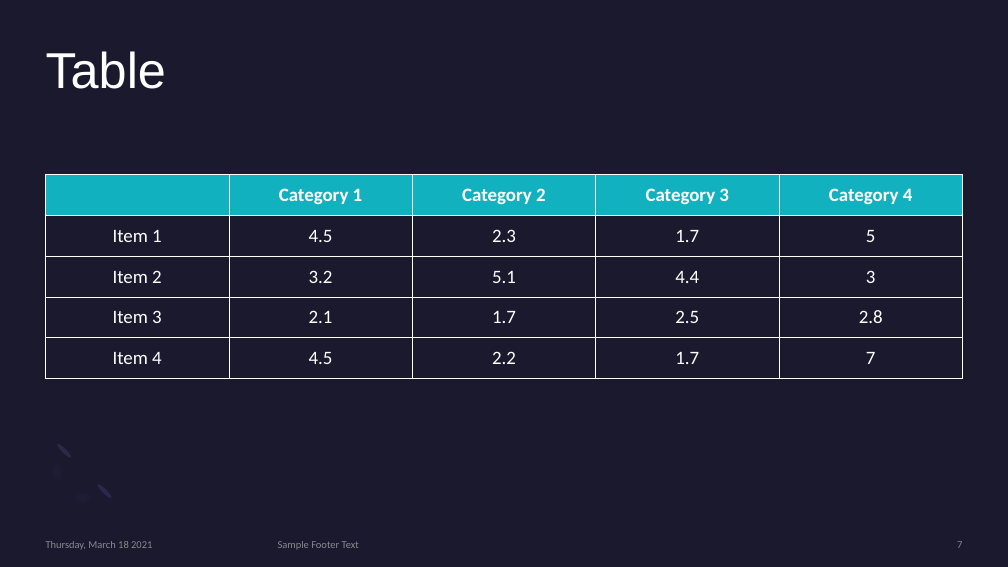
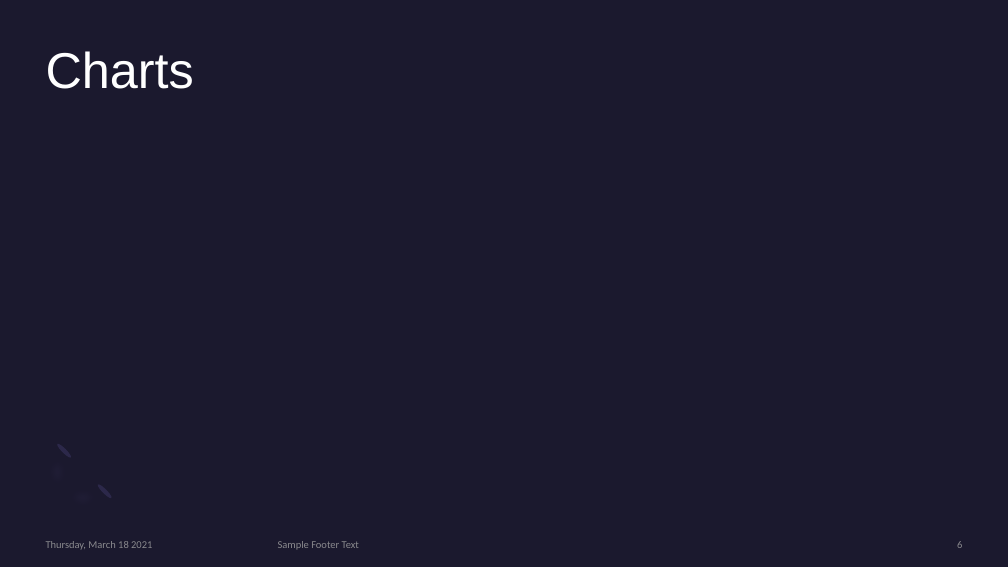
Before and after one commit to mbermont/Spotify_Project, a slide deck: slide 6 of docs/Utilizing Neural Networks To Categorize Songs.pptm (slide 7 before the commit). Drawn at 1008x567 pixels with LibreOffice and Linux fonts; fonts in the diff are those of the drawing. Boxes give left, top, right and bottom in pixels: in the first picture for what was removed or moved away, otherwise in the second. Text is boxed around its words. In the diff, an @@ line names an element or a change of style, - is before the commit and + after.

```diff
--- a/docs/Utilizing Neural Networks To Categorize Songs.pptm
+++ b/docs/Utilizing Neural Networks To Categorize Songs.pptm
@@ title at [46, 51, 194, 89]: text changed @@
-Table
+Charts
@@ table removed at [45, 175, 964, 379], 5 rows, 5 columns @@
- | Category 1 | Category 2 | Category 3 | Category 4
-Item 1 | 4.5 | 2.3 | 1.7 | 5
-Item 2 | 3.2 | 5.1 | 4.4 | 3
-Item 3 | 2.1 | 1.7 | 2.5 | 2.8
-Item 4 | 4.5 | 2.2 | 1.7 | 7
@@ page number at [957, 541, 962, 548]: text changed @@
-7
+6
```
Also in this commit, not shown: 3 other slides changed, 1 slide added, 1 slide removed, 7 other files.
